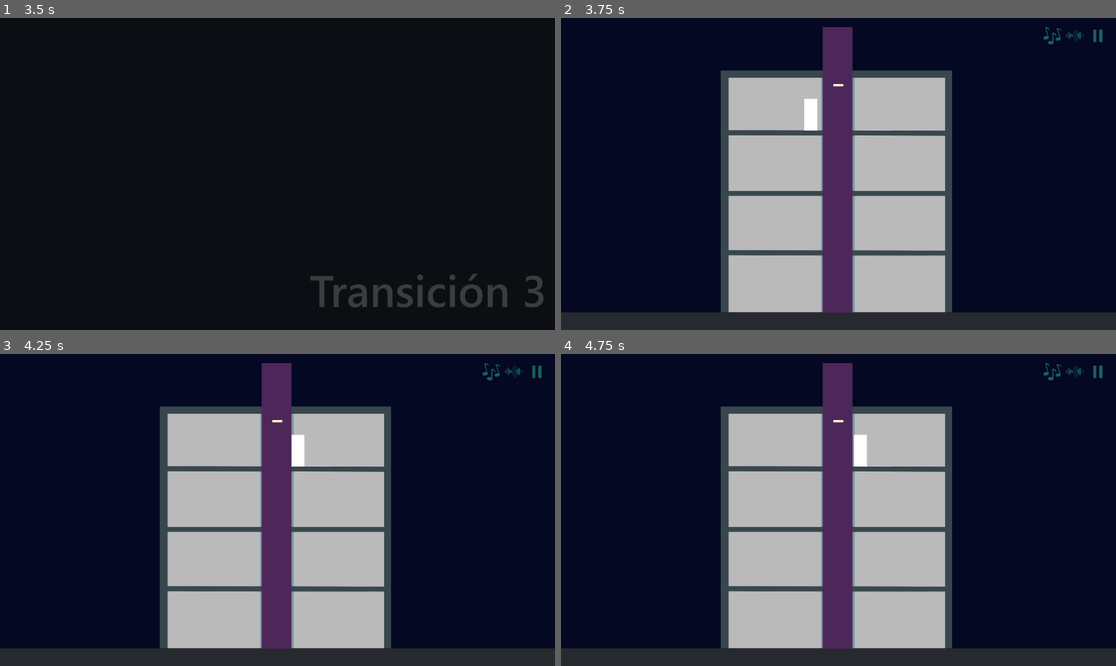
Above: before the commit, frames 1-4 (two rows, left to right).
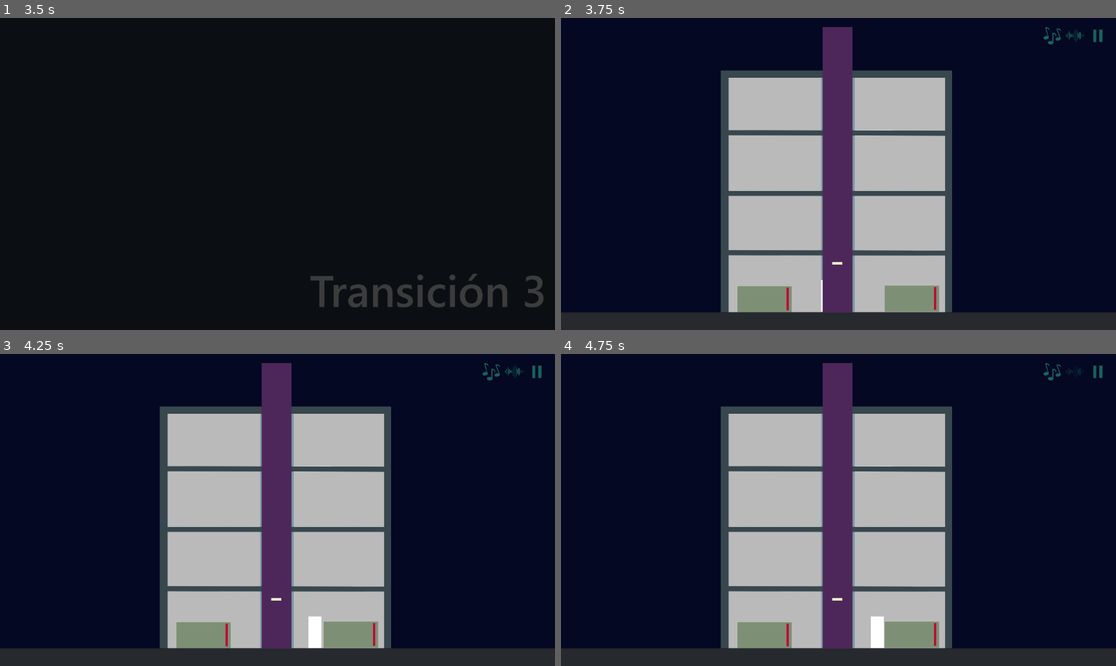
Above: after the commit, the same moments.

Repository: MicaelaEdith/winter_shift
Game: Godot game, scene res://escenas/menu.tscn
The game is run twice, just before and just after one commit, with the same random seed, the same clock (stepped at 60 frames per second) and the same inputs.
Inputs (mouse positions are in pixels of both pictures, inside the frame that each line leads up to):
- Up to frame 1 (3.5 s): click (0, 21) at 0.5 s; tap Enter (ui_accept) at 1.25, 1.52, 2.27, 2.75 s; move the mouse to (399, 158) at 1.27 s; hold Right (ui_right) 1.28-2.78 s; click (399, 158) at 1.42 s; move the mouse to (166, 189) at 2.02 s; move the mouse to (333, 105) at 2.77 s; hold Left (ui_left) from 2.78 s (still down)
- Up to frame 2 (3.75 s): tap Enter (ui_accept) at 3.5 s; move the mouse to (810, 236) at 3.52 s; release Left (ui_left) at 3.53 s; hold Right (ui_right) from 3.53 s (still down); click (810, 236) at 3.67 s
- Up to frame 3 (4.25 s): keep holding Right (ui_right); tap Enter (ui_accept) at 3.77 s
- Up to frame 4 (4.75 s): release Right (ui_right) at 4.25 s; click (1077, 372) at 4.25 s

Frame 1 is identical in both runs. In frame 2, 2.0% of the frame differs, in the area x 31-69%, y 21-95%; in frame 3, 2.2%; in frame 4, 2.2%, in the area x 31-95%, y 4-95%.

Commit message:
timer calderas

Diff:
--- a/escenas/main.tscn
+++ b/escenas/main.tscn
@@ -1,11 +1,14 @@
-[gd_scene load_steps=23 format=3 uid="uid://cfh8mtjwfyvqc"]
+[gd_scene load_steps=27 format=3 uid="uid://cfh8mtjwfyvqc"]
 
 [ext_resource type="Texture2D" uid="uid://budw7td32ikb2" path="res://assets/main.png" id="1_d7u15"]
 [ext_resource type="Script" uid="uid://8gqqa6s0vfaw" path="res://scripts/personaje/personaje.gd" id="2_0kxa1"]
+[ext_resource type="Script" uid="uid://br7a600o2i36j" path="res://scripts/elementos/barra.gd" id="3_68mvh"]
 [ext_resource type="Script" uid="uid://du3dn8kv5frqp" path="res://scripts/btns/btn_musica_fx.gd" id="3_a8p2b"]
+[ext_resource type="Script" uid="uid://bxv4rrh5fvdsu" path="res://scripts/elementos/caldera.gd" id="4_lyxkq"]
 [ext_resource type="Texture2D" uid="uid://cjdh743my2ntu" path="res://assets/botones/iconsmusical.png" id="4_o8odp"]
 [ext_resource type="Texture2D" uid="uid://d15h8k8wtdxmr" path="res://assets/botones/iconssound.png" id="5_68mvh"]
 [ext_resource type="Texture2D" uid="uid://c5lpotslrgs7l" path="res://assets/botones/iconspausebutton.png" id="6_lyxkq"]
+[ext_resource type="Texture2D" uid="uid://cvmbuxg7n5b0m" path="res://assets/personaje/personaje.png" id="7_o8odp"]
 
 [sub_resource type="RectangleShape2D" id="RectangleShape2D_0kxa1"]
 size = Vector2(27, 65.75)
@@ -21,6 +24,9 @@
 
 [sub_resource type="RectangleShape2D" id="RectangleShape2D_jumxm"]
 size = Vector2(31.2328, 39.978)
+
+[sub_resource type="RectangleShape2D" id="RectangleShape2D_68mvh"]
+size = Vector2(39.7433, 59.8582)
 
 [sub_resource type="StyleBoxEmpty" id="StyleBoxEmpty_dg7ii"]
 
@@ -56,7 +62,7 @@
 expand_mode = 1
 
 [node name="personaje" type="CharacterBody2D" parent="." node_paths=PackedStringArray("marca_pb", "marca_p1", "marca_p2", "marca_p3", "marca_p4", "luz_pb", "luz_p1", "luz_p2", "luz_p3", "luz_p4")]
-position = Vector2(468, 199)
+position = Vector2(503, 522)
 script = ExtResource("2_0kxa1")
 marca_pb = NodePath("../ascensor/marca_pb")
 marca_p1 = NodePath("../ascensor/marca_1")
@@ -249,6 +255,74 @@
 position = Vector2(19.4533, 20.0555)
 scale = Vector2(1.24569, 1)
 shape = SubResource("RectangleShape2D_jumxm")
+
+[node name="caldera1" type="TextureRect" parent="estructura"]
+offset_left = 366.0
+offset_top = 557.0
+offset_right = 406.0
+offset_bottom = 617.0
+scale = Vector2(2.82416, 0.902558)
+texture = ExtResource("7_o8odp")
+
+[node name="barra_azul" type="ColorRect" parent="estructura/caldera1" node_paths=PackedStringArray("barra")]
+layout_mode = 0
+offset_left = 36.1169
+offset_top = 3.32389
+offset_right = 76.1169
+offset_bottom = 43.3239
+scale = Vector2(0.0469824, 1.31442)
+color = Color(0.134143, 0.227822, 0.611236, 1)
+script = ExtResource("3_68mvh")
+barra = NodePath("barra_roja")
+
+[node name="barra_roja" type="ColorRect" parent="estructura/caldera1/barra_azul"]
+layout_mode = 0
+offset_right = 40.0
+offset_bottom = 40.0
+scale = Vector2(0.996604, 1.00099)
+color = Color(0.748273, 0.0346736, 0.215316, 1)
+
+[node name="Area2D" type="Area2D" parent="estructura/caldera1"]
+script = ExtResource("4_lyxkq")
+
+[node name="CollisionShape2D" type="CollisionShape2D" parent="estructura/caldera1/Area2D"]
+position = Vector2(20.1402, 29.9009)
+scale = Vector2(1, 1)
+shape = SubResource("RectangleShape2D_68mvh")
+
+[node name="caldera2" type="TextureRect" parent="estructura"]
+offset_left = 672.0
+offset_top = 556.0
+offset_right = 712.0
+offset_bottom = 616.0
+scale = Vector2(2.82416, 0.902558)
+texture = ExtResource("7_o8odp")
+
+[node name="barra_azul" type="ColorRect" parent="estructura/caldera2" node_paths=PackedStringArray("barra")]
+layout_mode = 0
+offset_left = 36.1169
+offset_top = 3.32389
+offset_right = 76.1169
+offset_bottom = 43.3239
+scale = Vector2(0.0469824, 1.31442)
+color = Color(0.134143, 0.227822, 0.611236, 1)
+script = ExtResource("3_68mvh")
+barra = NodePath("barra_roja")
+
+[node name="barra_roja" type="ColorRect" parent="estructura/caldera2/barra_azul"]
+layout_mode = 0
+offset_right = 40.0
+offset_bottom = 40.0
+scale = Vector2(0.996604, 1.00099)
+color = Color(0.748273, 0.0346736, 0.215316, 1)
+
+[node name="Area2D" type="Area2D" parent="estructura/caldera2"]
+script = ExtResource("4_lyxkq")
+
+[node name="CollisionShape2D" type="CollisionShape2D" parent="estructura/caldera2/Area2D"]
+position = Vector2(20.1402, 29.9009)
+scale = Vector2(1, 1)
+shape = SubResource("RectangleShape2D_68mvh")
 
 [node name="botones" type="Node" parent="."]
 
@@ -270,6 +344,7 @@
 theme_override_styles/normal_mirrored = SubResource("StyleBoxEmpty_r01y2")
 theme_override_styles/normal = SubResource("StyleBoxEmpty_rd5dn")
 script = ExtResource("3_a8p2b")
+tipo_boton = "musica"
 metadata/_edit_use_anchors_ = true
 
 [node name="TextureRect" type="TextureRect" parent="botones/btn_musica"]
@@ -299,6 +374,7 @@
 theme_override_styles/normal_mirrored = SubResource("StyleBoxEmpty_r01y2")
 theme_override_styles/normal = SubResource("StyleBoxEmpty_rd5dn")
 script = ExtResource("3_a8p2b")
+tipo_boton = "efectos"
 metadata/_edit_use_anchors_ = true
 
 [node name="TextureRect" type="TextureRect" parent="botones/btn_fx"]
@@ -345,3 +421,7 @@
 
 [connection signal="body_entered" from="ascensor" to="personaje" method="_on_ascensor_body_entered"]
 [connection signal="body_exited" from="ascensor" to="personaje" method="_on_ascensor_body_exited"]
+[connection signal="body_entered" from="estructura/caldera1/Area2D" to="estructura/caldera1/Area2D" method="_on_body_entered"]
+[connection signal="body_exited" from="estructura/caldera1/Area2D" to="estructura/caldera1/Area2D" method="_on_body_exited"]
+[connection signal="body_entered" from="estructura/caldera2/Area2D" to="estructura/caldera2/Area2D" method="_on_body_entered"]
+[connection signal="body_exited" from="estructura/caldera2/Area2D" to="estructura/caldera2/Area2D" method="_on_body_exited"]
--- a/escenas/menu.tscn
+++ b/escenas/menu.tscn
@@ -58,6 +58,7 @@
 theme_override_styles/normal_mirrored = SubResource("StyleBoxEmpty_builu")
 theme_override_styles/normal = SubResource("StyleBoxEmpty_20bhr")
 script = ExtResource("2_6cq3m")
+tipo_boton = "musica"
 
 [node name="TextureRect" type="TextureRect" parent="btn_musica"]
 layout_mode = 0
@@ -85,6 +86,7 @@
 theme_override_styles/normal_mirrored = SubResource("StyleBoxEmpty_builu")
 theme_override_styles/normal = SubResource("StyleBoxEmpty_20bhr")
 script = ExtResource("2_6cq3m")
+tipo_boton = "efectos"
 
 [node name="TextureRect" type="TextureRect" parent="btn_fx"]
 layout_mode = 0
--- a/project.godot
+++ b/project.godot
@@ -19,8 +19,8 @@
 
 [autoload]
 
+SoundManager="*res://scripts/managers/SoundManager.gd"
 GameManager="*res://scripts/managers/GameManager.gd"
-SoundManager="*res://scripts/managers/SoundManager.gd"
 
 [rendering]
 
--- /dev/null
+++ b/scripts/elementos/barra.gd
@@ -0,0 +1,43 @@
+extends ColorRect
+
+@export var total_time: float = 10.0
+@export var barra: ColorRect
+
+var time_left: float
+var descargando := false
+var altura_total: float
+var y_inicial: float
+
+func _ready() -> void:
+	time_left = total_time
+	altura_total = size.y
+	y_inicial = barra.position.y
+	barra.size.y = altura_total
+
+func iniciar_descarga(segundos: float) -> void:
+	total_time = segundos
+	time_left = total_time
+	descargando = true
+	barra.size.y = altura_total
+	barra.position.y = y_inicial
+
+func _process(delta: float) -> void:
+	if not GameManager.descarga:
+		descargando = false
+		return
+
+	if not descargando:
+		descargando = true
+
+	time_left -= delta
+	time_left = max(time_left, 0)
+
+	var ratio := time_left / total_time
+	var nueva_altura := altura_total * ratio
+
+	barra.size.y = nueva_altura
+	barra.position.y = y_inicial + (altura_total - nueva_altura)
+
+	if time_left <= 0:
+		descargando = false
+		GameManager.descarga = false
--- /dev/null
+++ b/scripts/elementos/caldera.gd
@@ -0,0 +1,11 @@
+extends Area2D
+
+func _on_body_entered(body: Node2D) -> void:
+	if body is CharacterBody2D:
+		body.reparando = true
+		print("reparando")
+
+func _on_body_exited(body: Node2D) -> void:
+	if body is CharacterBody2D:
+		body.reparando = false
+		print("dejó de arreglar")
--- a/scripts/managers/GameManager.gd
+++ b/scripts/managers/GameManager.gd
@@ -1,7 +1,11 @@
+#   GameManager
 extends Node
 
-var piso_actual :int = 3
+var piso_actual :int = 0
+var descarga = false
+#@onready var barra := get_node("/root/main/caldera1/barra")
 
 func _ready() -> void:
-	#SoundManager.reproducir_musica()
-	pass
+	if SoundManager.estado_musica:
+		SoundManager.reproducir_musica()
+#	barra = get_node("/root/main/caldera1/barra")
--- a/scripts/managers/SoundManager.gd
+++ b/scripts/managers/SoundManager.gd
@@ -23,13 +23,14 @@
 
 func reproducir_musica() -> void:
 	player_musica.stream = musica
+	player_musica.volume_db = -20
 
 	if player_musica.stream.has_method("set_loop"):
 		player_musica.stream.set_loop(true)
 	elif "loop" in player_musica.stream:
 		player_musica.stream.loop = true
 
-	player_musica.play()
+	#3player_musica.play()
 
 
 func detener_musica() -> void:
--- a/scripts/menu.gd
+++ b/scripts/menu.gd
@@ -1,5 +1,4 @@
 extends Node2D
 
 func _ready() -> void:
-	#SoundManager.reproducir_musica()
-	pass
+	SoundManager.reproducir_musica()
--- a/scripts/personaje/personaje.gd
+++ b/scripts/personaje/personaje.gd
@@ -17,6 +17,7 @@
 
 var esta_en_ascensor := false
 var sumando := false
+var reparando := false
 
 func _ready() -> void:
 	actualizar_luz()
@@ -67,7 +68,6 @@
 		await get_tree().create_timer(0.9).timeout
 		if GameManager.piso_actual <= 3:
 			GameManager.piso_actual += 1
-			print("piso actual: ", GameManager.piso_actual)
 		else:
 			return
 
@@ -80,7 +80,6 @@
 		await get_tree().create_timer(0.9).timeout
 		if GameManager.piso_actual > 0:
 			GameManager.piso_actual -= 1
-			print("piso actual: ", GameManager.piso_actual)
 		else:
 			return
 
@@ -95,7 +94,8 @@
 		global_position = marca_p3.global_position
 	elif GameManager.piso_actual == 4:
 		global_position = marca_p4.global_position
-	#SoundManager.reproducir_ding()
+		GameManager.descarga = true
+	SoundManager.reproducir_ding()
 	actualizar_luz()
 
 func actualizar_luz():
Not shown, changed: assets/audio/musica.mp3.import
Not shown, added: scripts/elementos/barra.gd.uid
Not shown, added: scripts/elementos/caldera.gd.uid
Not shown, changed: assets/audio/musica.mp3
